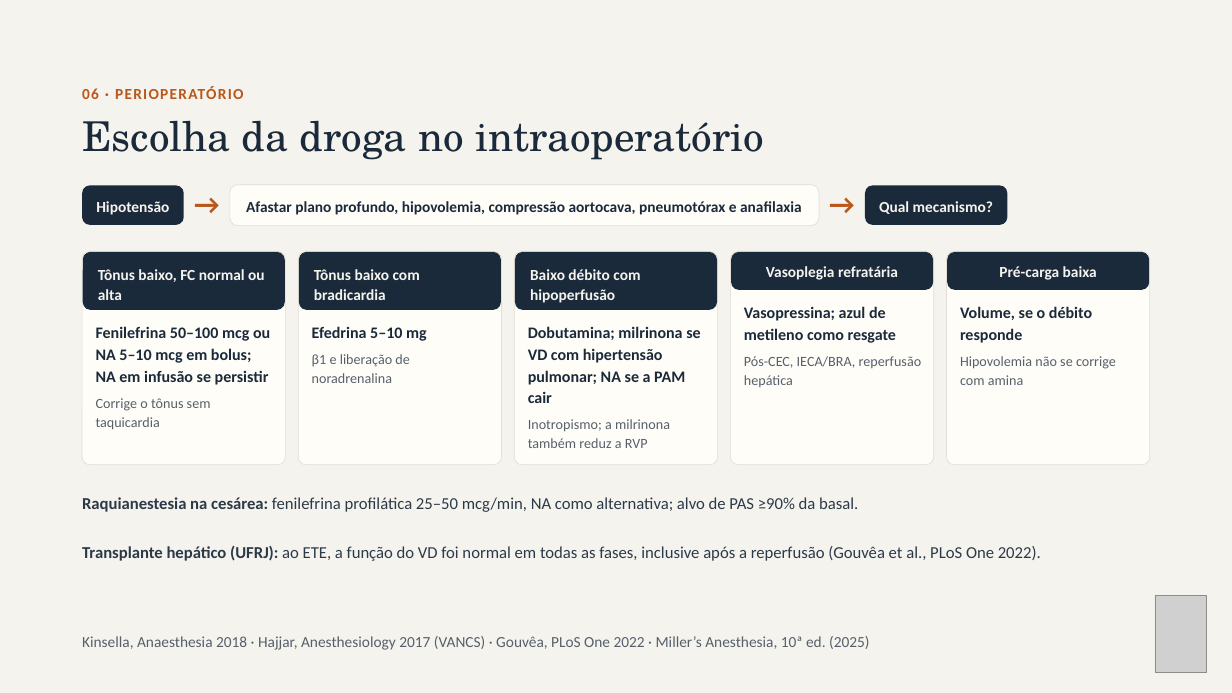
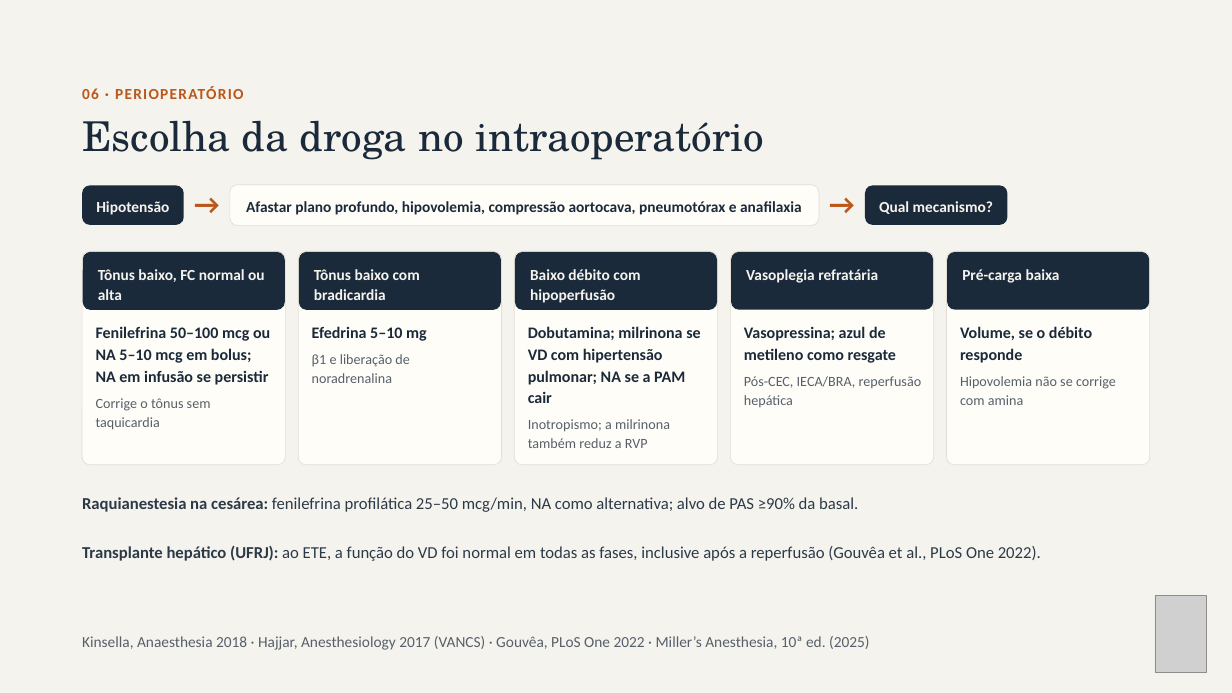
Before and after one commit to brunomoraesdubois-bit/Bruno, a slide deck: slide 16 of apresentacao/Aminas_Vasoativas.pptx. Drawn at 1232x693 pixels with LibreOffice and Linux fonts; fonts in the diff are those of the drawing; grey boxes stand for pictures. Boxes give left, top, right and bottom in pixels: in the first picture for what was removed or moved away, otherwise in the second. Text is boxed around its words. In the diff, an @@ line names an element or a change of style, - is before the commit and + after.

```diff
--- a/apresentacao/Aminas_Vasoativas.pptx
+++ b/apresentacao/Aminas_Vasoativas.pptx
@@ rounded rectangle "Vasoplegia refratária": place and size @@
-rounded rectangle "Vasoplegia refratária" at box(731, 252, 933, 290)
+rounded rectangle "Vasoplegia refratária" at box(731, 252, 933, 310)
@@ rounded rectangle "Vasoplegia refratária" at box(731, 252, 933, 310): alignment centre to left; vertical alignment middle to top; proportions changed @@
@@ rounded rectangle "Pré-carga baixa" at box(947, 252, 1150, 310): alignment centre to left; vertical alignment middle to top; proportions changed @@
@@ rounded rectangle "Pré-carga baixa": place and size @@
-rounded rectangle "Pré-carga baixa" at box(947, 252, 1150, 290)
+rounded rectangle "Pré-carga baixa" at box(947, 252, 1150, 310)
@@ 4 texts: place and size @@
-4 texts at box(744, 306, 1116, 387)
+4 texts at box(744, 326, 1116, 407)
```
Also in this commit, not shown: 8 other slides changed, 39 other files.
